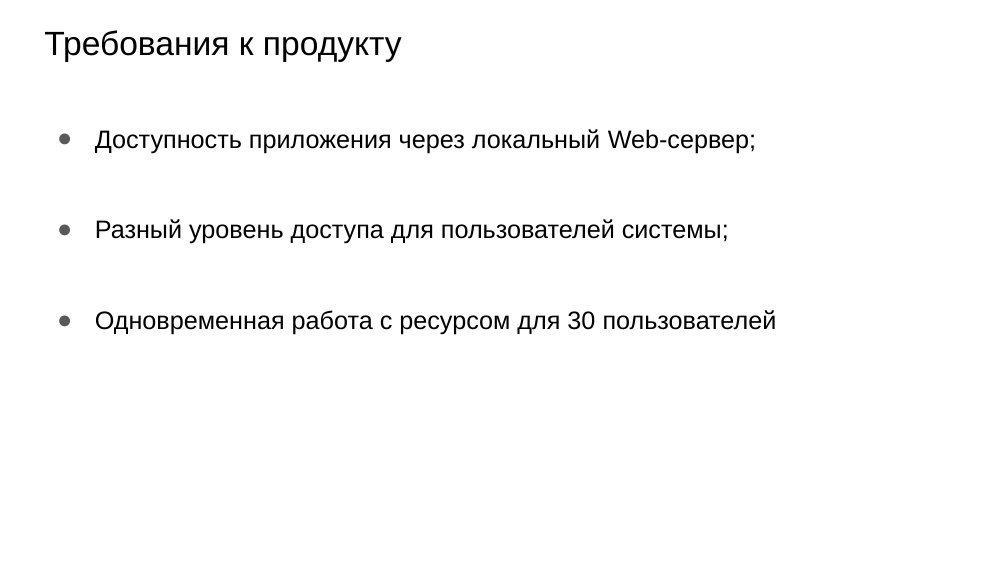
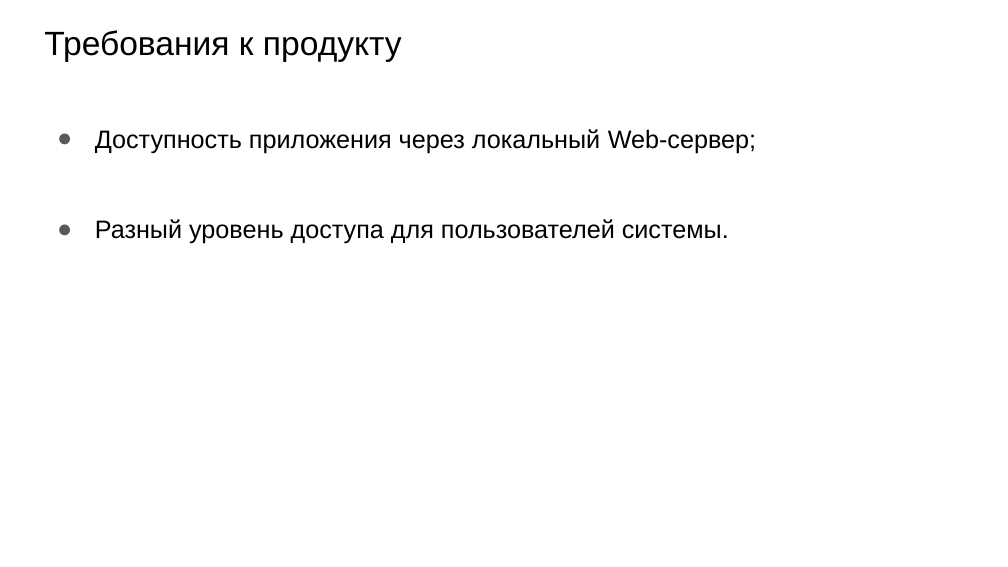
Before and after one commit to NikulinR/ITTimeRecording, a slide deck: slide 5 of Presentation.pptx. Drawn at 1008x567 pixels with LibreOffice and Linux fonts; fonts in the diff are those of the drawing. Boxes give left, top, right and bottom in pixels: in the first picture for what was removed or moved away, otherwise in the second. Text is boxed around its words. In the diff, an @@ line names an element or a change of style, - is before the commit and + after.

```diff
--- a/Presentation.pptx
+++ b/Presentation.pptx
@@ text at (95,219,729,244): text changed @@
-● Разный уровень доступа для пользователей системы;
-● Одновременная работа с ресурсом для 30 пользователей
+● Разный уровень доступа для пользователей системы.
```
Also in this commit, not shown: 2 other slides changed, 7 slides added, 1 slide removed, 2 other files.
